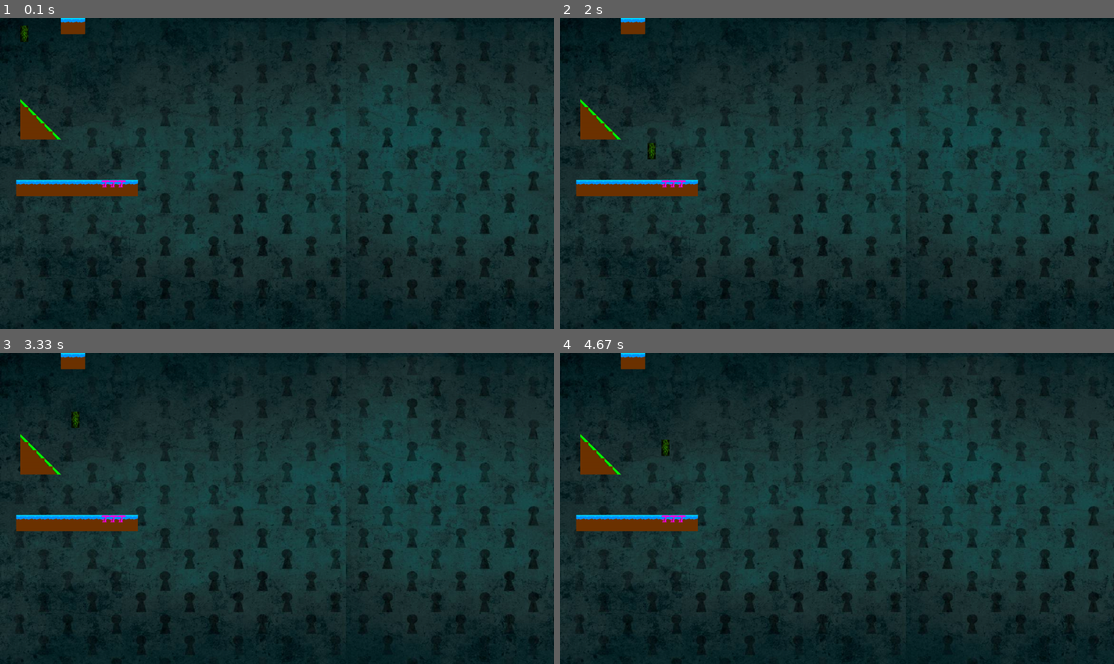
Above: before the commit, frames 1-4 (two rows, left to right).
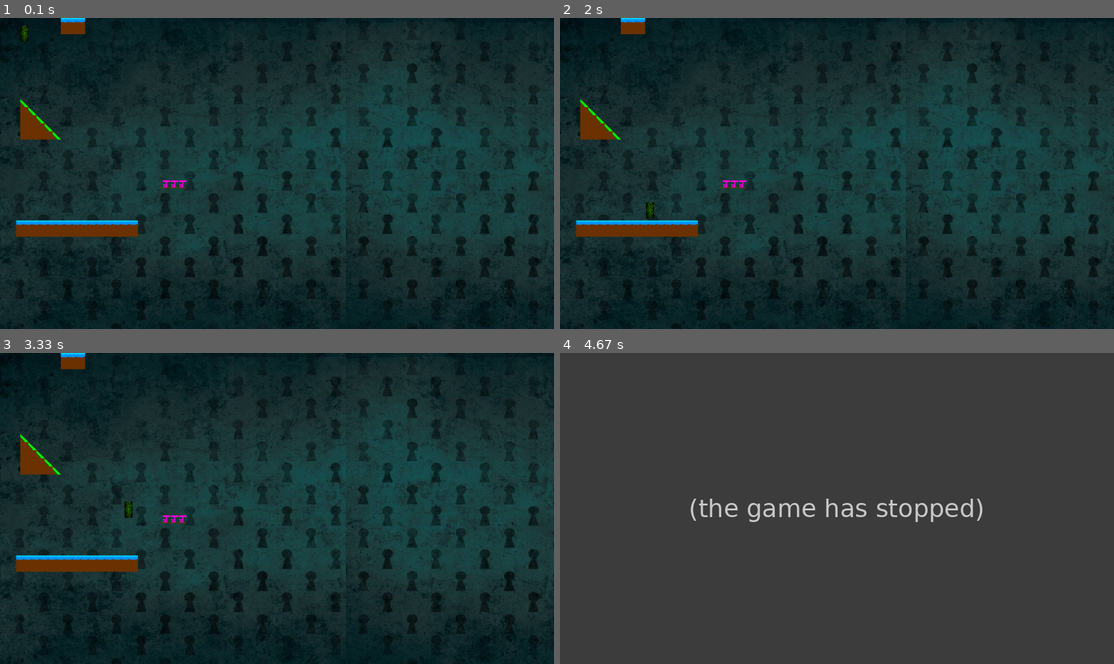
Above: after the commit, the same moments.

Repository: bouleaulama30/platformer_pygame
Game: pygame game, started from platformer_main.py
The game is run twice, just before and just after one commit, with the same random seed, the same clock (stepped at 60 frames per second) and the same inputs.
Inputs:
- Up to frame 1 (0.1 s): no input
- Up to frame 2 (2 s): hold Right 0.33-0.8 s; hold Up 0.83-1.13 s; hold Right 1.17-1.63 s; hold Left from 1.67 s (still down)
- Up to frame 3 (3.33 s): release Left at 2.2 s; hold Left 2.23-2.63 s; hold Up 2.67-3.03 s; hold Right from 3.07 s (still down)
- Up to frame 4 (4.67 s): release Right at 3.7 s

The runs differ from the first frame. In frame 1, 2.4% of the frame differs, in the area x 2-34%, y 51-71%; in frame 2, 2.6%; in frame 3, 2.6%; in frame 4, 100%, in the area x 0-100%, y 0-100%.
After the commit the program exited at 3.78 s; later frames show no game.

Commit message:
mort à la sortie de l'écran

Diff:
--- a/platformer_main.py
+++ b/platformer_main.py
@@ -4,8 +4,6 @@
 from block import *
 from constante import *
 from sounds import *
-
-
 
 
 #1 player = 2 blocs de haut
@@ -36,9 +34,9 @@
 
 t_blocks = []
 make_gros_triangle(50, 200, 5, "n", "SO", t_blocks)
-make_gros_bloc(40, 400, 2, 15, "s",t_blocks)
+make_gros_bloc(40, 500, 2, 15, "s",t_blocks)
 make_gros_bloc(150, 0, 2, 3, "s", t_blocks)
-make_gros_bloc(250,400,1,3,"j", t_blocks)
+make_gros_bloc(400,400,1,3,"j", t_blocks)
 
 
 
@@ -95,5 +93,8 @@
 
 	# fixer le nombre de fps sur ma clock
 	clock.tick(FPS)
+	if player.offlimits() :
+		print("YOU LOSE")
+		exit()
 
 pygame.quit() # important
--- a/player.py
+++ b/player.py
@@ -15,9 +15,6 @@
         self.is_grounded=False
         self.K_r_pressed=False
 
-
-
-
         if perso == "A" :
             self.skin = {"still_left" : AliceStill_left, "still_right":AliceStill_right, "run_right" : AliceRun_right, "run_left" : AliceRun_left, "jump_left" : AliceJump_left, "jump_right":AliceJump_right}
         elif perso == "L" :
@@ -31,7 +28,7 @@
         self.coll = (False, "")
 
     def is_colliding(self, t_blocks):
-        l=[False,False,False]
+        l=[False,False,False] #l = [isColliding, isJumping, isSlipping]
         for b in t_blocks:
             if self.posx < b.posx + b.w and self.posx + self.w > b.posx and self.posy < b.posy + b.h and self.posy + self.h > b.posy:
                 if not b.isTriangle :
@@ -109,9 +106,6 @@
 
 
         self.is_grounded=False
-
-
-
         self.posy+= self.vely *dt
 
         #pour le jump du champignon
@@ -120,7 +114,6 @@
             self.vely+=2000*dt
             self.posy+=self.vely*dt
             play('rebond')
-
 
 
         #pour la glace
@@ -181,3 +174,8 @@
 
     def dessine(self, display) :
         display.blit(self.image, (self.posx, self.posy))
+
+    def offlimits(self) :
+        if self.posx < 0 or self.posy < 0 or self.posx + self.w > largeur_fenetre or self.posy + self.h > hauteur_fenetre :
+            return True
+        return False
